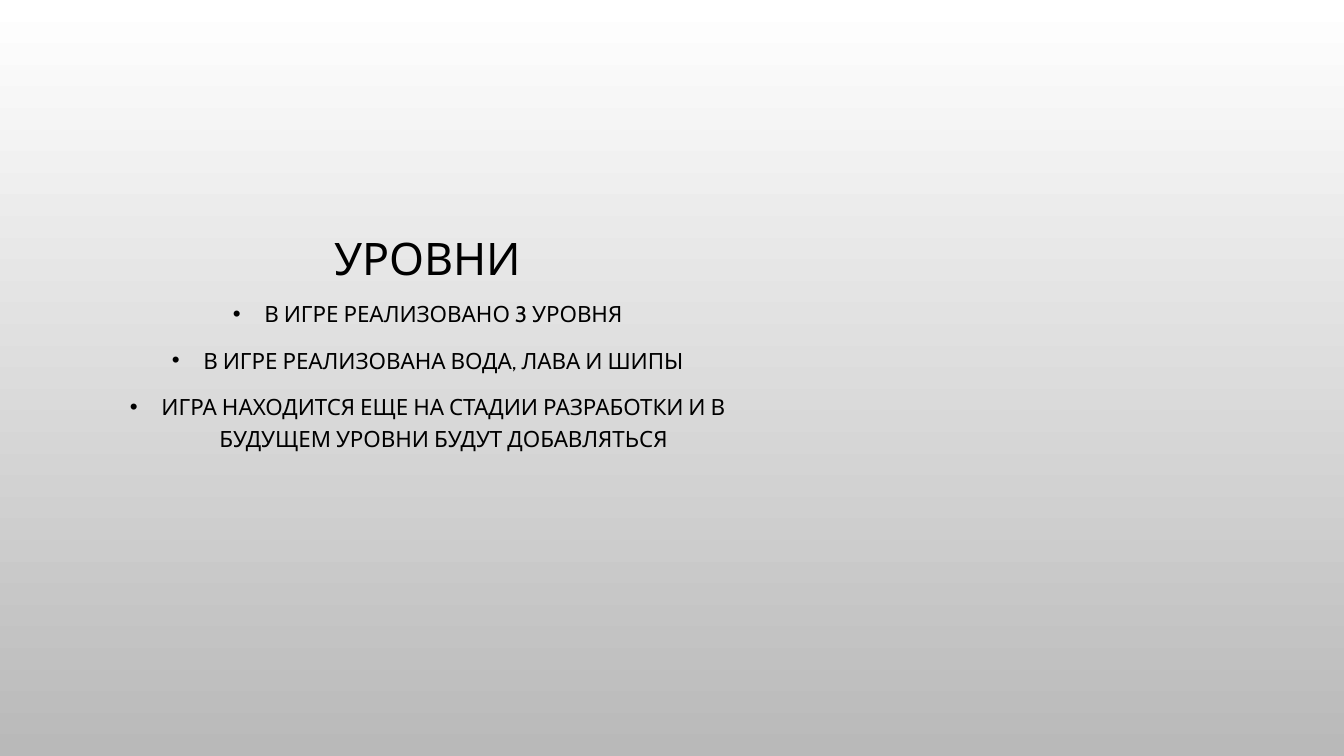
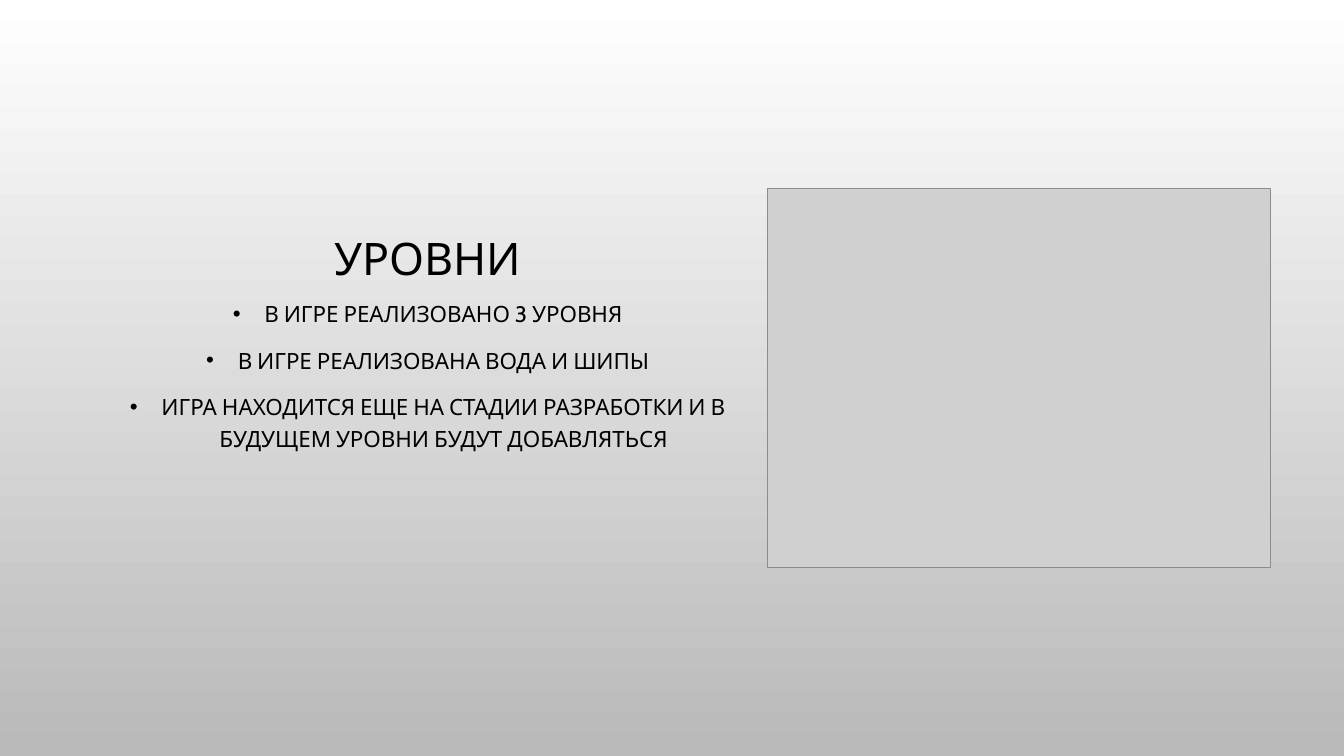
Before and after one commit to MaximShubin7/pygame, a slide deck: slide 5 of Save the dog.pptx. Drawn at 1344x756 pixels with LibreOffice and Linux fonts; fonts in the diff are those of the drawing; grey boxes stand for pictures; background and template pictures are left out. Boxes give left, top, right and bottom in pixels: in the first picture for what was removed or moved away, otherwise in the second. Text is boxed around its words. In the diff, an @@ line names an element or a change of style, - is before the commit and + after.

```diff
--- a/Save the dog.pptx
+++ b/Save the dog.pptx
@@ picture added at (x1=768, y1=189, x2=1271, y2=568) @@
@@ text at (x1=238, y1=352, x2=649, y2=374): text changed @@
-• В ИГРЕ РЕАЛИЗОВАНА ВОДА, ЛАВА И ШИПЫ
+• В ИГРЕ РЕАЛИЗОВАНА ВОДА И ШИПЫ
```
Also in this commit, not shown: 6 other slides changed, 4 other files.
